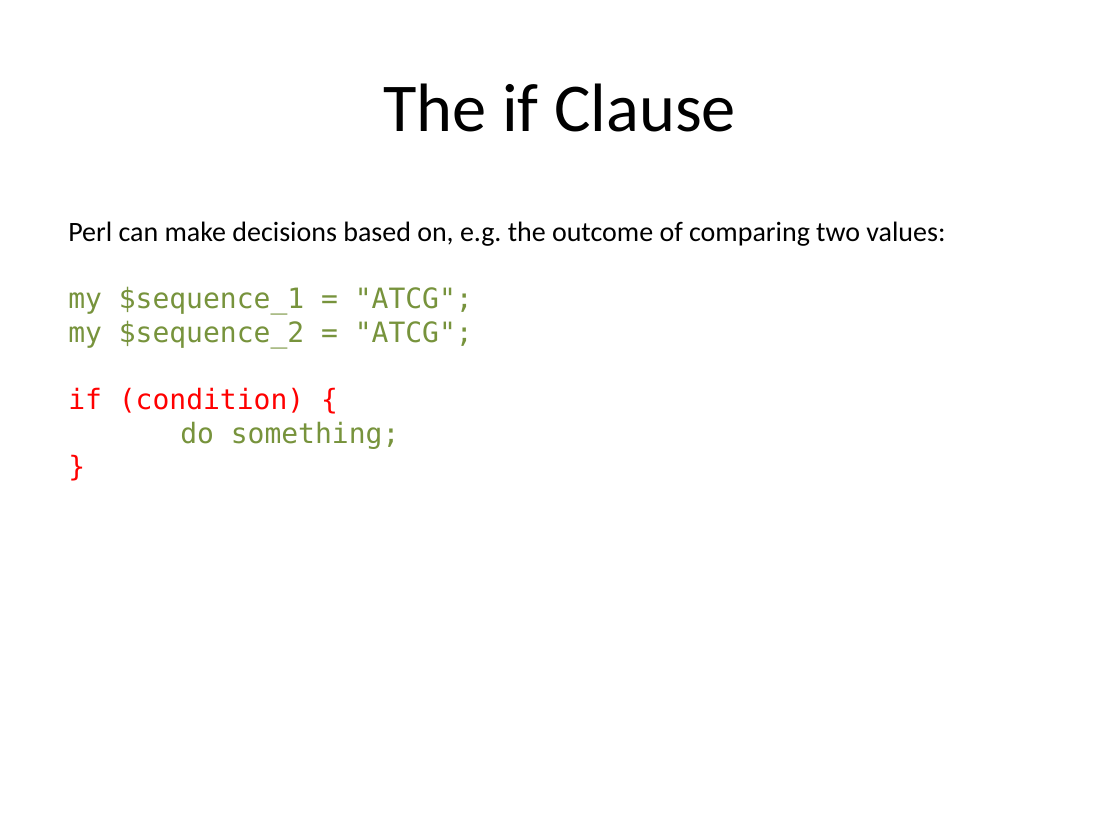
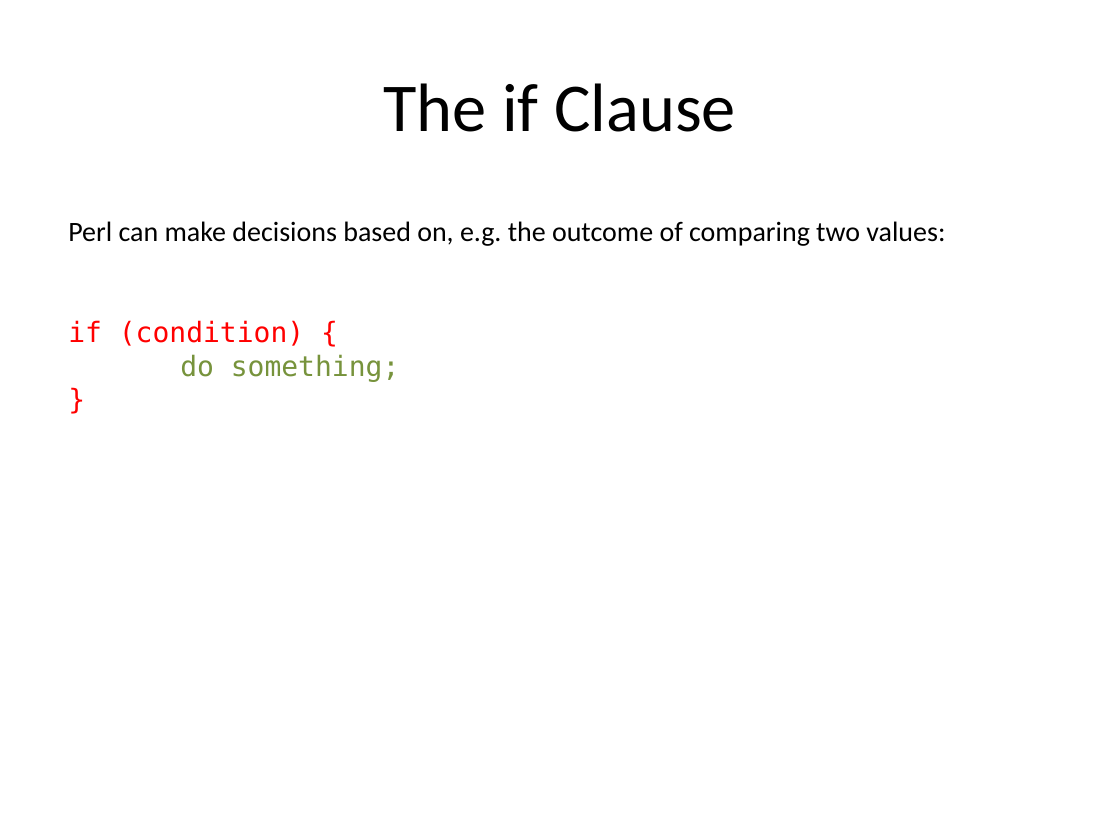
Before and after one commit to kbseah/perlcourse2017, a slide deck: slide 70 of Day1-1_JWI/Day1_intro_scalars_regex.pptx (slide 69 before the commit). Drawn at 1120x840 pixels with LibreOffice and Linux fonts; fonts in the diff are those of the drawing. Boxes give left, top, right and bottom in pixels: in the first picture for what was removed or moved away, otherwise in the second. Text is boxed around its words. In the diff, an @@ line names an element or a change of style, - is before the commit and + after.

```diff
--- a/Day1-1_JWI/Day1_intro_scalars_regex.pptx
+++ b/Day1-1_JWI/Day1_intro_scalars_regex.pptx
@@ text at box(68, 286, 473, 349): paragraphs removed @@
-my $sequence_1 = "ATCG";
-my $sequence_2 = "ATCG";
```
Also in this commit, not shown: 14 other slides changed, 7 slides added, 1 slide removed, 1 other file.
